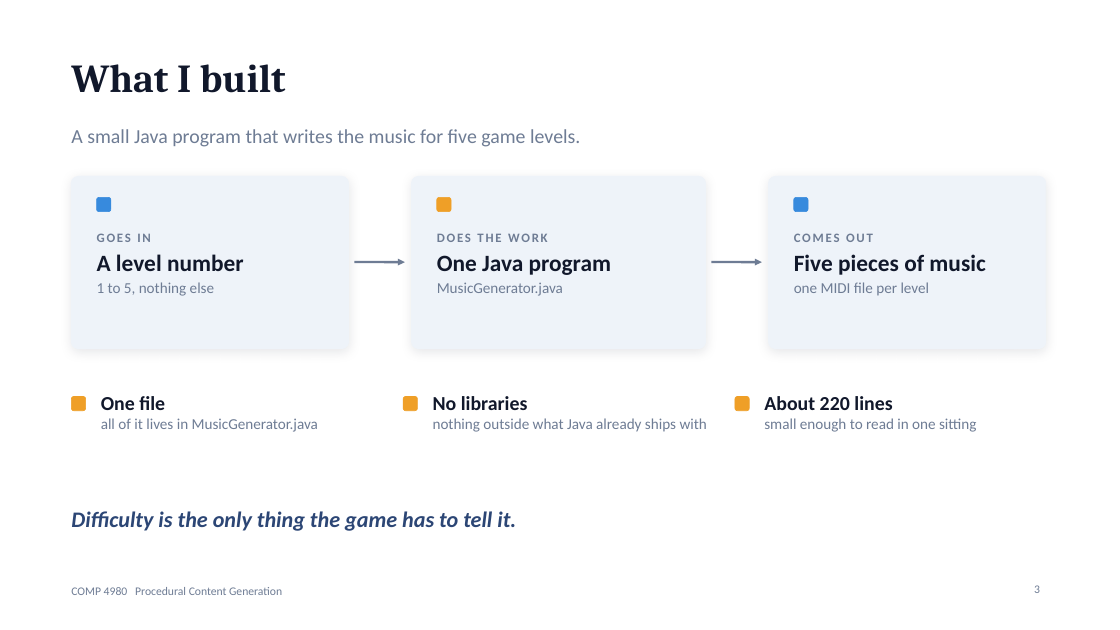
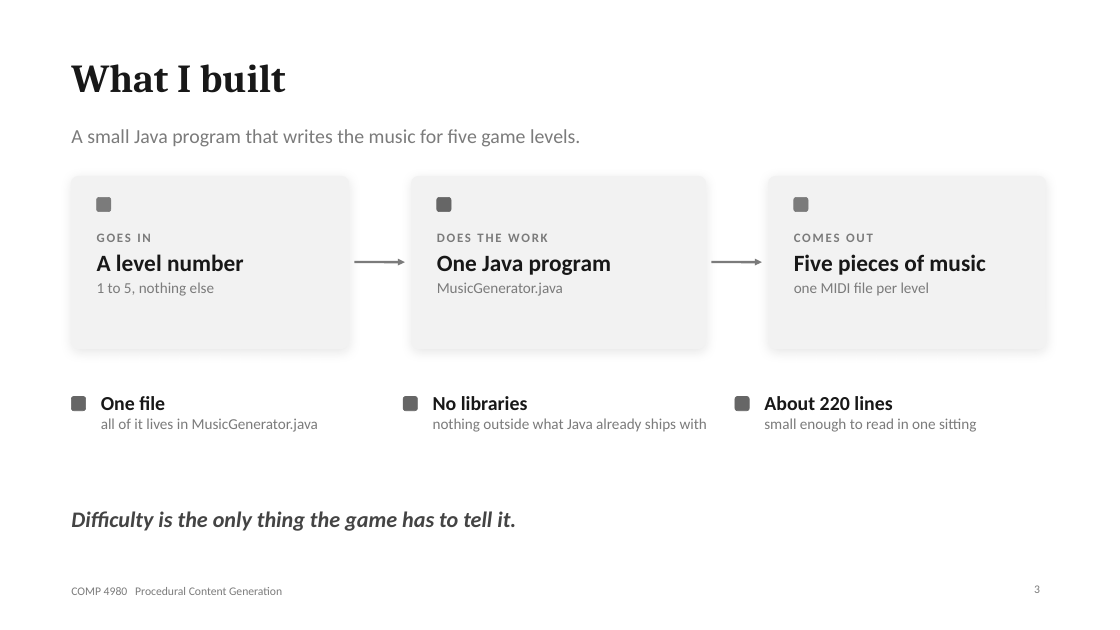
Before and after one commit to SUMMERxKx/musicGenerator, a slide deck: slide 3 of Presentation.pptx. Drawn at 1120x630 pixels with LibreOffice and Linux fonts; fonts in the diff are those of the drawing. Boxes give left, top, right and bottom in pixels: in the first picture for what was removed or moved away, otherwise in the second. Text is boxed around its words. In the diff, an @@ line names an element or a change of style, - is before the commit and + after.

```diff
--- a/Presentation.pptx
+++ b/Presentation.pptx
@@ title "What I built" at box(71, 64, 286, 93): text colour #11182B to #181818 @@
@@ fill #EEF3F9 to #F2F2F2; outline #EEF3F9 0.75 pt to #F2F2F2 0.75 pt; shadow changed in 3 elements at box(71, 176, 349, 349), box(412, 176, 706, 349), box(769, 176, 1046, 349) @@
@@ rounded rectangle at box(97, 197, 111, 212): fill #378ADD to #7B7B7B; outline #378ADD 0.5 pt to #7B7B7B 0.5 pt @@
@@ rounded rectangle at box(794, 197, 808, 212): fill #378ADD to #7B7B7B; outline #378ADD 0.5 pt to #7B7B7B 0.5 pt @@
@@ text "GOES IN" at box(97, 233, 244, 296): text colour #6E7C94 to #7B7B7B in "GOES IN", "1 to 5, nothing else"; text colour #11182B to #181818 in "A level number" @@
@@ text "DOES THE WORK" at box(437, 233, 611, 296): text colour #6E7C94 to #7B7B7B in "DOES THE WORK", "MusicGenerator.java"; text colour #11182B to #181818 in "One Java program" @@
@@ text "COMES OUT" at box(794, 233, 985, 295): text colour #6E7C94 to #7B7B7B in "COMES OUT", "one MIDI file per level"; text colour #11182B to #181818 in "Five pieces of music" @@
@@ arrow (355, 262) - (405, 262): stroke #6E7C94 2 pt to #7B7B7B 2 pt @@
@@ arrow (712, 262) - (762, 262): stroke #6E7C94 2 pt to #7B7B7B 2 pt @@
@@ text "One file" at box(101, 396, 318, 432): text colour #11182B to #181818 in "One file"; text colour #6E7C94 to #7B7B7B in "all of it lives in MusicGenerator.java" @@
@@ text "No libraries" at box(433, 396, 707, 432): text colour #11182B to #181818 in "No libraries"; text colour #6E7C94 to #7B7B7B in "nothing outside what Java already ships with" @@
@@ fill #EF9F27 to #666666; outline #EF9F27 0.5 pt to #666666 0.5 pt in 4 elements at box(437, 197, 451, 212), box(71, 397, 86, 411), box(403, 397, 418, 411), box(735, 397, 749, 411) @@
@@ text "About 220 lines" at box(764, 396, 976, 432): text colour #11182B to #181818 in "About 220 lines"; text colour #6E7C94 to #7B7B7B in "small enough to read in one sitting" @@
@@ text "Difficulty is the only thing ..." at box(71, 511, 516, 531): text colour #2C4675 to #444444 @@
@@ text colour #6E7C94 to #7B7B7B in 3 elements at box(71, 129, 580, 147), box(1034, 585, 1040, 593), box(71, 587, 282, 595) @@
```
Also in this commit, not shown: 12 other slides changed, 1 other file.
